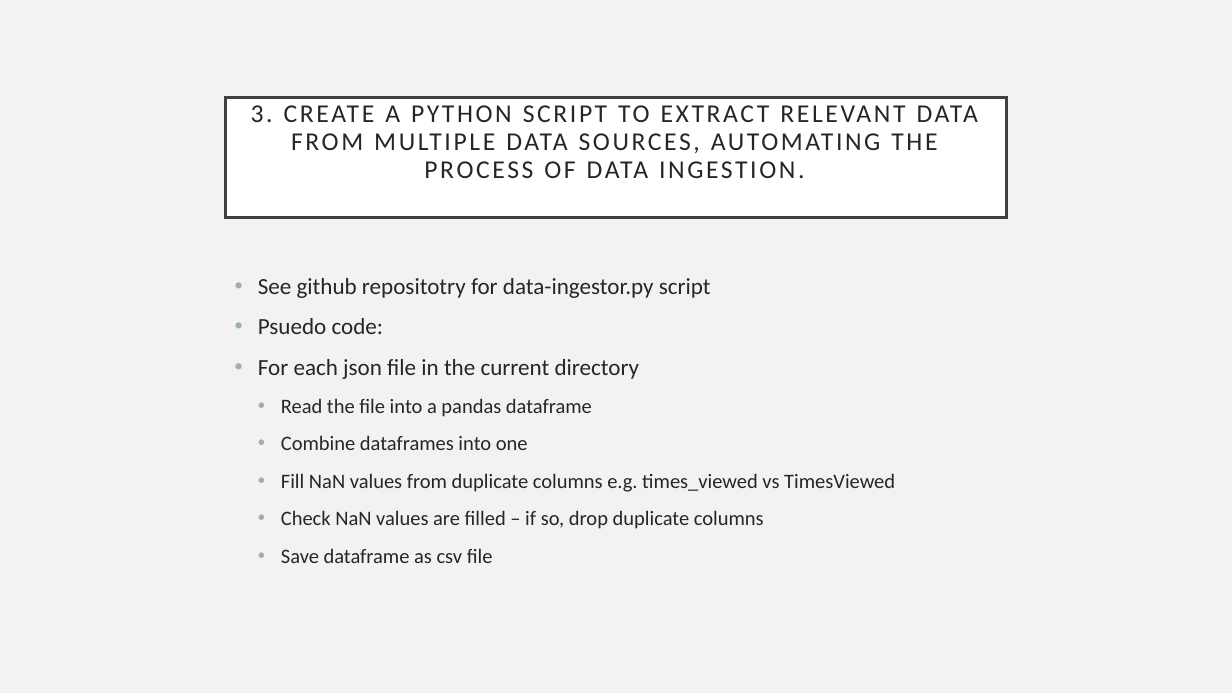
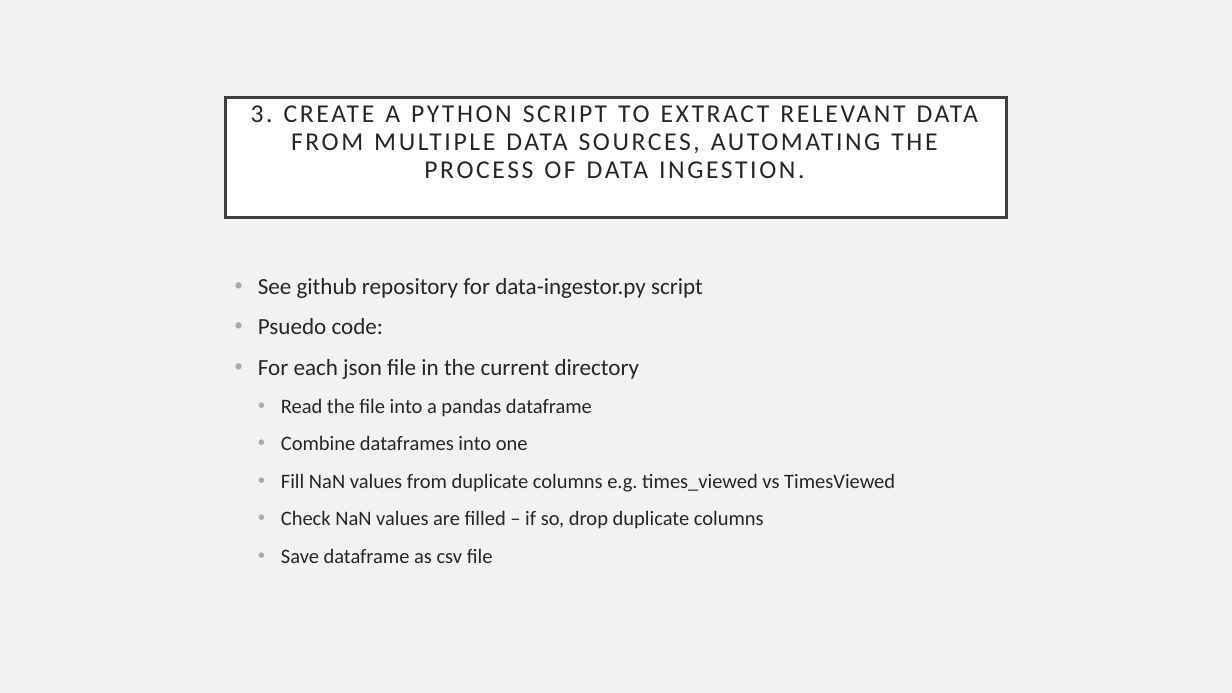
Before and after one commit to richardcure/capstone, a slide deck: slide 6 of Part 1 Data Investigation/AAVAiL Revenue Prediction - Data Investigation Summary.pptx. Drawn at 1232x693 pixels with LibreOffice and Linux fonts; fonts in the diff are those of the drawing. Boxes give left, top, right and bottom in pixels: in the first picture for what was removed or moved away, otherwise in the second. Text is boxed around its words. In the diff, an @@ line names an element or a change of style, - is before the commit and + after.

```diff
--- a/Part 1 Data Investigation/AAVAiL Revenue Prediction - Data Investigation Summary.pptx
+++ b/Part 1 Data Investigation/AAVAiL Revenue Prediction - Data Investigation Summary.pptx
@@ text at (258,278,703,298): text changed @@
-• See github repositotry for data-ingestor.py script
+• See github repository for data-ingestor.py script
```
Also in this commit, not shown: 1 other slide changed, 8 slides added, 1 slide removed, 12 other files.
